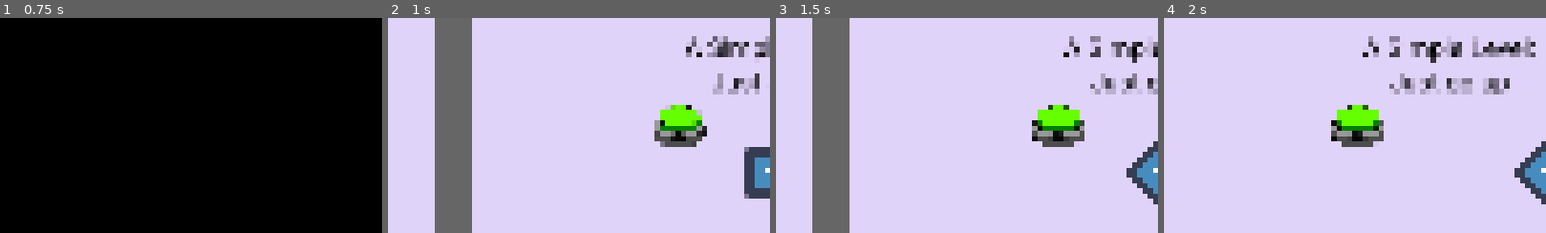
Above: before the commit, frames 1-4 (left to right).
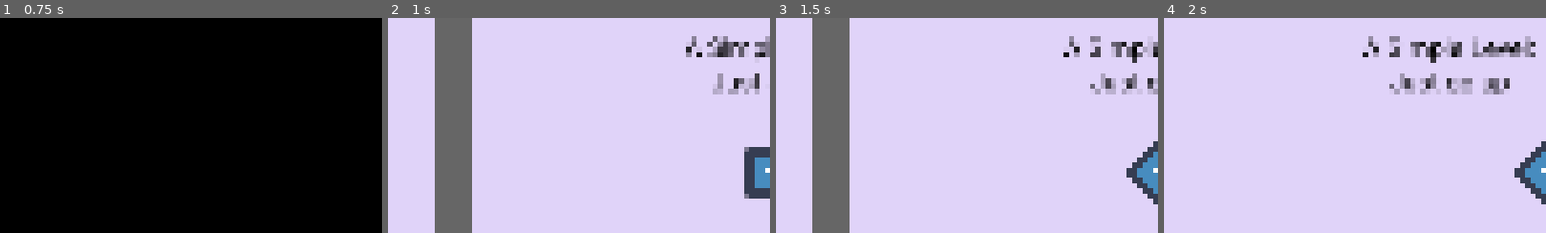
Above: after the commit, the same moments.

Repository: doruktuna/godot-template
Game: Godot game, scene res://scenes/scene_manager/scene_manager.tscn
Same seed, same stepped clock (60 frames per second), same inputs: the game is played once before the commit and once after it. The engine's default icon, where the game draws it, is replaced by a stand-in: a white triangle on a blue panel in a dark square.
Inputs (mouse positions are % of the whole screen's width and height, from its top left):
- Up to frame 1 (0.75 s): click "START" at 0.5 s
- Up to frame 2 (1 s): no input
- Up to frame 3 (1.5 s): tap Enter at 1.25 s; move the mouse to (72, 45) at 1.27 s; press the mouse at (72, 45) at 1.28 s; hold D (right) from 1.28 s (still down)
- Up to frame 4 (2 s): keep holding D (right)
The pictures show only the part of the screen within x 0-50%, y 14-64%; the shares and areas given below are measured in that part.

Frame 1 is identical in both runs. In frame 2, 2.2% of the frame differs, in the area x 69-84%, y 40-60%; in frame 3, 2.2%, in the area x 67-81%, y 40-60%; in frame 4, 2.2%.

Commit message:
FEAT: Add object spawning freeing to second level and add a simple third level

Diff:
--- a/scenes/levels/second_level.tscn
+++ b/scenes/levels/second_level.tscn
@@ -9,26 +9,26 @@
 [sub_resource type="RectangleShape2D" id="RectangleShape2D_d67f2"]
 size = Vector2(93.5, 1061)
 
+[sub_resource type="RectangleShape2D" id="RectangleShape2D_0ivti"]
+size = Vector2(2873.5, 99)
+
+[sub_resource type="RectangleShape2D" id="RectangleShape2D_r0dwq"]
+size = Vector2(5862, 96)
+
 [sub_resource type="RectangleShape2D" id="RectangleShape2D_y6m4c"]
-size = Vector2(93.5, 4256)
+size = Vector2(96, 4274)
+
+[sub_resource type="RectangleShape2D" id="RectangleShape2D_yl28m"]
+size = Vector2(1399.5, 95)
 
 [sub_resource type="RectangleShape2D" id="RectangleShape2D_kwjvk"]
-size = Vector2(93.5, 4256)
-
-[sub_resource type="RectangleShape2D" id="RectangleShape2D_r0dwq"]
-size = Vector2(2875, 100.5)
-
-[sub_resource type="RectangleShape2D" id="RectangleShape2D_0ivti"]
-size = Vector2(2873.5, 93)
-
-[sub_resource type="RectangleShape2D" id="RectangleShape2D_yl28m"]
-size = Vector2(2873.5, 93)
+size = Vector2(146, 4369)
 
 [sub_resource type="RectangleShape2D" id="RectangleShape2D_nbrbp"]
-size = Vector2(94, 350)
+size = Vector2(96, 350)
 
 [sub_resource type="RectangleShape2D" id="RectangleShape2D_eio8w"]
-size = Vector2(94, 350)
+size = Vector2(96, 350)
 
 [sub_resource type="RectangleShape2D" id="RectangleShape2D_hs8vu"]
 size = Vector2(92, 514)
@@ -38,7 +38,7 @@
 
 [node name="SecondLevel" type="Node2D" unique_id=1261555673 groups=["saveable"]]
 script = ExtResource("1_0ivti")
-next_scene = 2
+next_scene = 5
 metadata/_edit_horizontal_guides_ = [-447.0]
 metadata/_edit_vertical_guides_ = [4810.0]
 
@@ -68,72 +68,8 @@
 color = Color(0.4014601, 0.40146014, 0.40146002, 1)
 
 [node name="CollisionShape2D" type="CollisionShape2D" parent="Walls/WestWall" unique_id=1349283210]
-visible = false
 position = Vector2(48.25, 533.5)
 shape = SubResource("RectangleShape2D_d67f2")
-
-[node name="WestWall2" type="StaticBody2D" parent="Walls" unique_id=2049511852]
-position = Vector2(1908, -447)
-
-[node name="ColorRect" type="ColorRect" parent="Walls/WestWall2" unique_id=1391558272]
-anchors_preset = 8
-anchor_left = 0.5
-anchor_top = 0.5
-anchor_right = 0.5
-anchor_bottom = 0.5
-offset_top = -4273.0
-offset_right = 96.0
-grow_horizontal = 2
-grow_vertical = 2
-color = Color(0.4014601, 0.40146014, 0.40146002, 1)
-
-[node name="CollisionShape2D" type="CollisionShape2D" parent="Walls/WestWall2" unique_id=1078942757]
-visible = false
-position = Vector2(48.25, -1064)
-shape = SubResource("RectangleShape2D_y6m4c")
-
-[node name="EastWall" type="StaticBody2D" parent="Walls" unique_id=112872002]
-position = Vector2(3266, -4815)
-
-[node name="ColorRect" type="ColorRect" parent="Walls/EastWall" unique_id=1089103859]
-anchors_preset = 8
-anchor_left = 0.5
-anchor_top = 0.5
-anchor_right = 0.5
-anchor_bottom = 0.5
-offset_left = -2.0
-offset_top = 8.0
-offset_right = 143.0
-offset_bottom = 4368.0
-grow_horizontal = 2
-grow_vertical = 2
-color = Color(0.4014601, 0.40146014, 0.40146002, 1)
-
-[node name="CollisionShape2D" type="CollisionShape2D" parent="Walls/EastWall" unique_id=1508836169]
-visible = false
-position = Vector2(48.25, -1064)
-shape = SubResource("RectangleShape2D_kwjvk")
-
-[node name="SouthWall" type="StaticBody2D" parent="Walls" unique_id=151894621]
-position = Vector2(-954, 434)
-
-[node name="ColorRect" type="ColorRect" parent="Walls/SouthWall" unique_id=1343112534]
-anchors_preset = 8
-anchor_left = 0.5
-anchor_top = 0.5
-anchor_right = 0.5
-anchor_bottom = 0.5
-offset_top = 5.0
-offset_right = 5765.0
-offset_bottom = 101.0
-grow_horizontal = 2
-grow_vertical = 2
-color = Color(0.4, 0.4, 0.4, 1)
-
-[node name="CollisionShape2D" type="CollisionShape2D" parent="Walls/SouthWall" unique_id=116472199]
-visible = false
-position = Vector2(1434.5, 50.25)
-shape = SubResource("RectangleShape2D_r0dwq")
 
 [node name="NorthWall" type="StaticBody2D" parent="Walls" unique_id=1310778223]
 position = Vector2(-959, -543)
@@ -153,9 +89,47 @@
 color = Color(0.4, 0.4, 0.4, 1)
 
 [node name="CollisionShape2D" type="CollisionShape2D" parent="Walls/NorthWall" unique_id=959775885]
-visible = false
-position = Vector2(1440.25, 47.5)
+position = Vector2(1440.25, 46.5)
 shape = SubResource("RectangleShape2D_0ivti")
+
+[node name="SouthWall" type="StaticBody2D" parent="Walls" unique_id=151894621]
+position = Vector2(-954, 434)
+
+[node name="ColorRect" type="ColorRect" parent="Walls/SouthWall" unique_id=1343112534]
+anchors_preset = 8
+anchor_left = 0.5
+anchor_top = 0.5
+anchor_right = 0.5
+anchor_bottom = 0.5
+offset_top = 5.0
+offset_right = 5765.0
+offset_bottom = 101.0
+grow_horizontal = 2
+grow_vertical = 2
+color = Color(0.4, 0.4, 0.4, 1)
+
+[node name="CollisionShape2D" type="CollisionShape2D" parent="Walls/SouthWall" unique_id=116472199]
+position = Vector2(2928, 53)
+shape = SubResource("RectangleShape2D_r0dwq")
+
+[node name="WestWall2" type="StaticBody2D" parent="Walls" unique_id=2049511852]
+position = Vector2(1908, -447)
+
+[node name="ColorRect" type="ColorRect" parent="Walls/WestWall2" unique_id=1391558272]
+anchors_preset = 8
+anchor_left = 0.5
+anchor_top = 0.5
+anchor_right = 0.5
+anchor_bottom = 0.5
+offset_top = -4273.0
+offset_right = 96.0
+grow_horizontal = 2
+grow_vertical = 2
+color = Color(0.4014601, 0.40146014, 0.40146002, 1)
+
+[node name="CollisionShape2D" type="CollisionShape2D" parent="Walls/WestWall2" unique_id=1078942757]
+position = Vector2(48, -2137)
+shape = SubResource("RectangleShape2D_y6m4c")
 
 [node name="NorthWall2" type="StaticBody2D" parent="Walls" unique_id=367560213]
 position = Vector2(1906, -4817)
@@ -175,9 +149,28 @@
 color = Color(0.4, 0.4, 0.4, 1)
 
 [node name="CollisionShape2D" type="CollisionShape2D" parent="Walls/NorthWall2" unique_id=45991443]
-visible = false
-position = Vector2(1440.25, 47.5)
+position = Vector2(753.5, 49)
 shape = SubResource("RectangleShape2D_yl28m")
+
+[node name="EastWall" type="StaticBody2D" parent="Walls" unique_id=112872002]
+position = Vector2(3266, -4815)
+
+[node name="ColorRect" type="ColorRect" parent="Walls/EastWall" unique_id=1089103859]
+anchors_preset = 8
+anchor_left = 0.5
+anchor_top = 0.5
+anchor_right = 0.5
+anchor_bottom = 0.5
+offset_left = -2.0
+offset_right = 143.0
+offset_bottom = 4368.0
+grow_horizontal = 2
+grow_vertical = 2
+color = Color(0.4014601, 0.40146014, 0.40146002, 1)
+
+[node name="CollisionShape2D" type="CollisionShape2D" parent="Walls/EastWall" unique_id=1508836169]
+position = Vector2(71, 2183.5)
+shape = SubResource("RectangleShape2D_kwjvk")
 
 [node name="NorthWall3" type="StaticBody2D" parent="Walls" unique_id=526100909]
 position = Vector2(3407, -544)
@@ -190,15 +183,14 @@
 anchor_bottom = 0.5
 offset_left = 2.0
 offset_top = 1.0
-offset_right = 1402.0
+offset_right = 1403.0
 offset_bottom = 97.0
 grow_horizontal = 2
 grow_vertical = 2
 color = Color(0.4, 0.4, 0.4, 1)
 
 [node name="CollisionShape2D" type="CollisionShape2D" parent="Walls/NorthWall3" unique_id=2103531760]
-visible = false
-position = Vector2(1440.25, 47.5)
+position = Vector2(703.25, 49.5)
 shape = SubResource("RectangleShape2D_yl28m")
 
 [node name="NEWall" type="StaticBody2D" parent="Walls" unique_id=843610899]
@@ -219,8 +211,7 @@
 metadata/_edit_use_anchors_ = true
 
 [node name="CollisionShape2D" type="CollisionShape2D" parent="Walls/NEWall" unique_id=1626387714]
-visible = false
-position = Vector2(48, 175)
+position = Vector2(11, 175)
 shape = SubResource("RectangleShape2D_nbrbp")
 
 [node name="SEWall" type="StaticBody2D" parent="Walls" unique_id=520170612]
@@ -232,18 +223,17 @@
 anchor_top = 0.5
 anchor_right = 0.5
 anchor_bottom = 0.5
-offset_left = -36.0
-offset_top = 2.0
-offset_right = 60.0
-offset_bottom = 352.0
+offset_left = -37.0
+offset_top = 7.0
+offset_right = 59.0
+offset_bottom = 357.0
 grow_horizontal = 2
 grow_vertical = 2
 color = Color(0.4, 0.4, 0.4, 1)
 metadata/_edit_use_anchors_ = true
 
 [node name="CollisionShape2D" type="CollisionShape2D" parent="Walls/SEWall" unique_id=2051607855]
-visible = false
-position = Vector2(48, 175)
+position = Vector2(11, 182)
 shape = SubResource("RectangleShape2D_eio8w")
 
 [node name="Instructions" type="Node2D" parent="." unique_id=492480505]
--- a/scenes/levels/start_level.tscn
+++ b/scenes/levels/start_level.tscn
@@ -2,7 +2,6 @@
 
 [ext_resource type="Script" uid="uid://b3kqym2kh3rdq" path="res://scenes/levels/start_level.gd" id="1_lps7v"]
 [ext_resource type="PackedScene" uid="uid://bvcmylbm4efj1" path="res://entities/player/player.tscn" id="3_4b4lo"]
-[ext_resource type="PackedScene" uid="uid://cqnjh6wnp3cbq" path="res://entities/objects/barrel_spawner/barrel_spawner.tscn" id="4_25ioe"]
 [ext_resource type="PackedScene" uid="uid://dp8cc1v5hx4nq" path="res://ui/menus/pause_menu.tscn" id="4_r0dwq"]
 
 [sub_resource type="RectangleShape2D" id="RectangleShape2D_d67f2"]
@@ -193,9 +192,6 @@
 position = Vector2(-118, -0.5)
 shape = SubResource("RectangleShape2D_8bnrt")
 
-[node name="BarrelSpawner" parent="." unique_id=1811066065 instance=ExtResource("4_25ioe")]
-position = Vector2(-228, -118)
-
 [node name="FinishArea" type="Area2D" parent="." unique_id=464684262]
 unique_name_in_owner = true
 collision_layer = 0
--- a/scenes/levels/third_level.tscn
+++ b/scenes/levels/third_level.tscn
@@ -22,7 +22,7 @@
 [sub_resource type="RectangleShape2D" id="RectangleShape2D_hs8vu"]
 size = Vector2(92, 514)
 
-[node name="SecondLevel" type="Node2D" unique_id=1261555673]
+[node name="ThirdLevel" type="Node2D" unique_id=1261555673]
 script = ExtResource("1_etos1")
 next_scene = 2
 
@@ -31,7 +31,7 @@
 offset_top = -1282.0
 offset_right = 7852.0
 offset_bottom = 1159.0
-color = Color(0.8795506, 0.8289535, 0.97421974, 1)
+color = Color(0.9927792, 0.8328498, 0.75576556, 1)
 
 [node name="Walls" type="Node2D" parent="." unique_id=1877407374]
 
@@ -140,8 +140,8 @@
 offset_right = 1102.0
 offset_bottom = 77.0
 theme_type_variation = &"LevelLabel"
-text = "Second Level:
-Save/Load Testing"
+text = "Third Level:
+End Game"
 horizontal_alignment = 1
 autowrap_mode = 2
 
--- a/scenes/scene_manager/scene_manager.gd
+++ b/scenes/scene_manager/scene_manager.gd
@@ -11,7 +11,7 @@
 @onready var loading_label: Label = $TransitionLayer/LoadingLabel
 @onready var animation_player: AnimationPlayer = $TransitionLayer/AnimationPlayer
 
-enum Scene {MAIN_MENU, SETTINGS_MENU, CREDITS, LEVEL_1, LEVEL_2}
+enum Scene {MAIN_MENU, SETTINGS_MENU, CREDITS, LEVEL_1, LEVEL_2, LEVEL_3}
 
 const SCENES := {
 	Scene.MAIN_MENU: "uid://c14p3tv3084fc",
@@ -19,6 +19,7 @@
 	Scene.CREDITS: "uid://c43wcx7i5vjej",
 	Scene.LEVEL_1: "uid://da3wyax0qgsew",
 	Scene.LEVEL_2: "uid://m3wdqb178x4o",
+	Scene.LEVEL_3: "uid://bn6tjss1ukwb4",
 }
 
 var cur_scene: Scene
